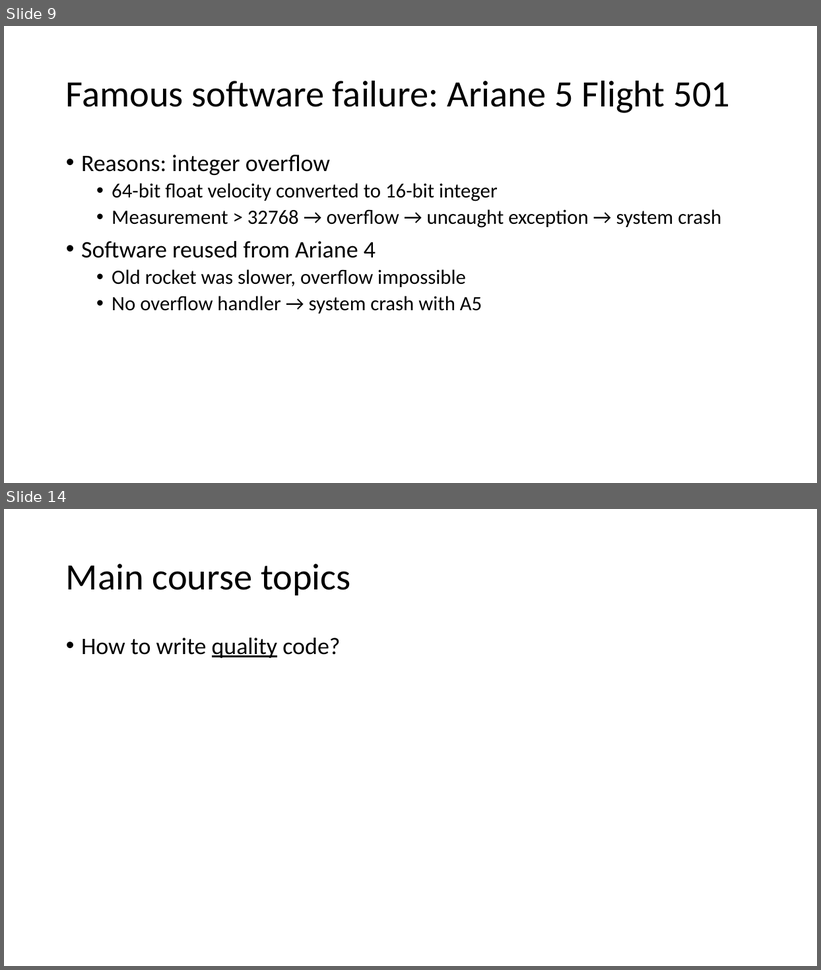
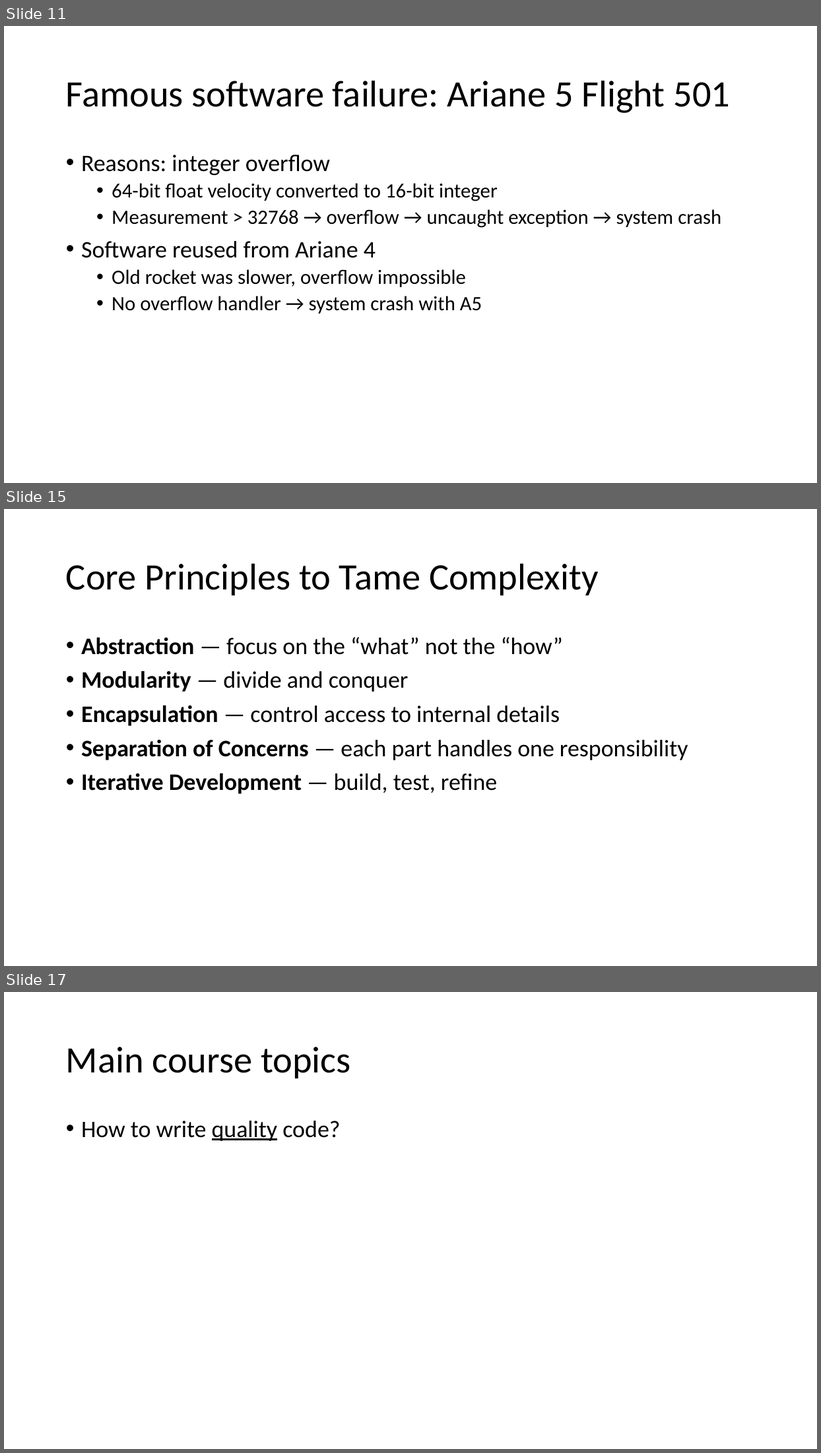
Before and after one commit to tongzhou80/cs6100, a slide deck: slides/Lecture1.pptx. Shown one above the other, each under a label of ours: slides 9 and 14 before the commit, slides 11, 15 and 17 after it; the slides between them are not shown. The pictures are 821x970 and 821x1453 pixels, drawn with LibreOffice and Linux fonts; fonts in the diff are those of the drawing. Boxes give left, top, right and bottom in pixels: in the first picture for what was removed or moved away, otherwise in the second. Text is boxed around its words. In the diff, an @@ line names an element or a change of style, - is before the commit and + after.

```diff
--- a/slides/Lecture1.pptx
+++ b/slides/Lecture1.pptx
@@ slide 15 added at [4,509,817,966], background #FFFFFF @@
@@ title added at [66,563,599,595], 44 pt, text #000000 @@
+Core Principles to Tame Complexity
@@ text added at [81,637,688,794], 28 pt, text #000000 @@
+• Abstraction — focus on the “what” not the “how”
+• Modularity — divide and conquer
+• Encapsulation — control access to internal details
+• Separation of Concerns — each part handles one responsibility
+• Iterative Development — build, test, refine
@@ what was slide 9 is now slide 11 @@
@@ what was slide 14 is now slide 17 @@
```
Also in this commit, not shown: 11 slides changed, 7 other slides added, 1 slide removed, 3 other files.
